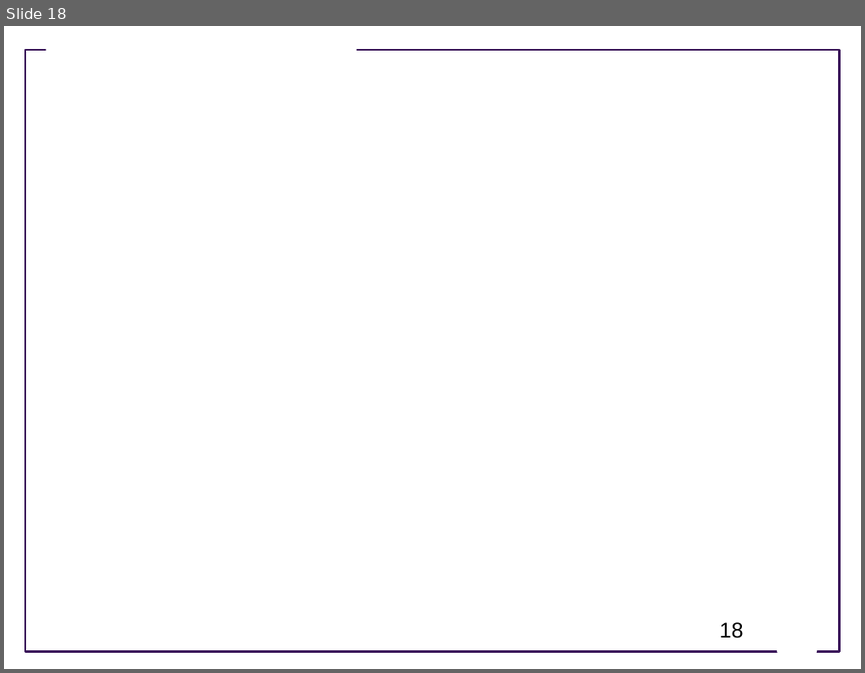
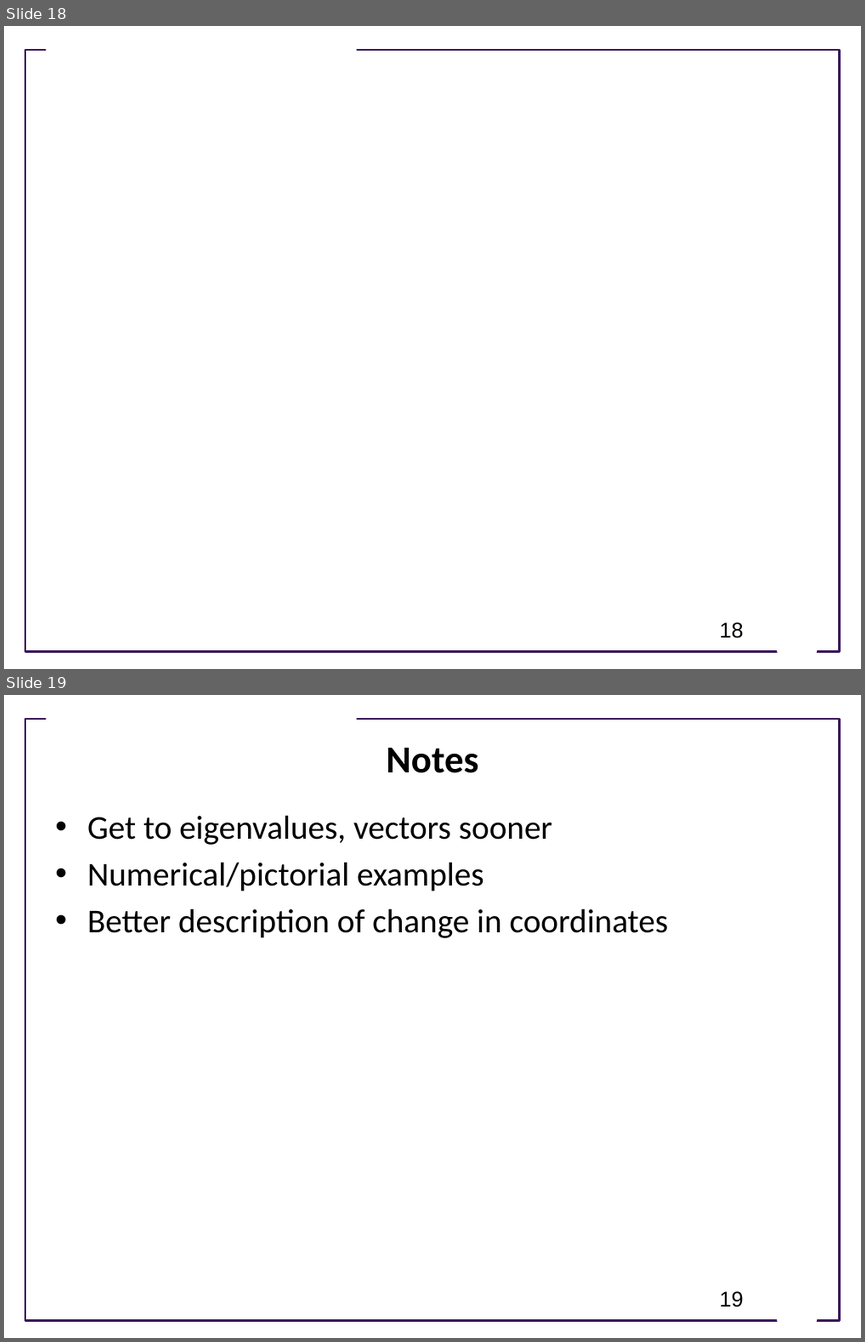
Before and after one commit to joseph-hellerstein/advanced-controls-lectures, a slide deck: Lecture_4-Geometric-Linear-Algebra/Geometric-Linear-Algebra.pptx. Shown one above the other, each under a label of ours: slide 18 before the commit, slides 18 and 19 after it. The pictures are 865x673 and 865x1342 pixels, drawn with LibreOffice and Linux fonts; fonts in the diff are those of the drawing; grey boxes stand for pictures; background and template pictures are left out. Boxes give left, top, right and bottom in pixels: in the first picture for what was removed or moved away, otherwise in the second. Text is boxed around its words. In the diff, an @@ line names an element or a change of style, - is before the commit and + after.

Commit message:
Updates

```diff
--- a/Lecture_4-Geometric-Linear-Algebra/Geometric-Linear-Algebra.pptx
+++ b/Lecture_4-Geometric-Linear-Algebra/Geometric-Linear-Algebra.pptx
@@ slide 19 added at [4, 695, 861, 1338], background #FFFFFF; not listed: 3 template elements that a slide beside it also shows @@
@@ title added at [386, 748, 478, 773], 32 pt, text #000000, bold @@
+Notes
@@ text added at [87, 815, 669, 938], 28 pt, text #000000 @@
+• Get to eigenvalues, vectors sooner
+• Numerical/pictorial examples
+• Better description of change in coordinates
@@ page number added at [720, 1291, 744, 1307], 18 pt, text #000000 @@
+19
```
